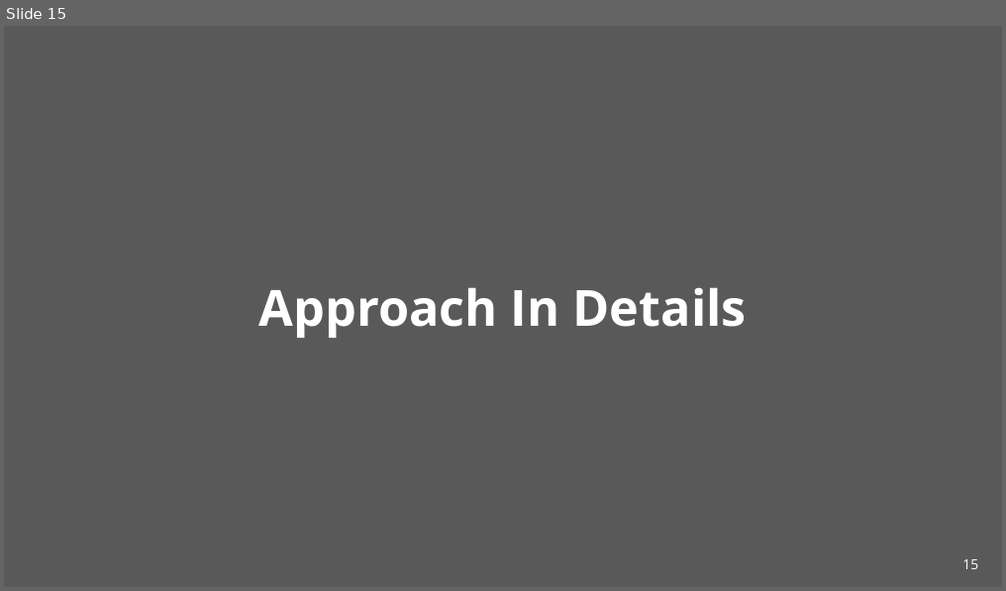
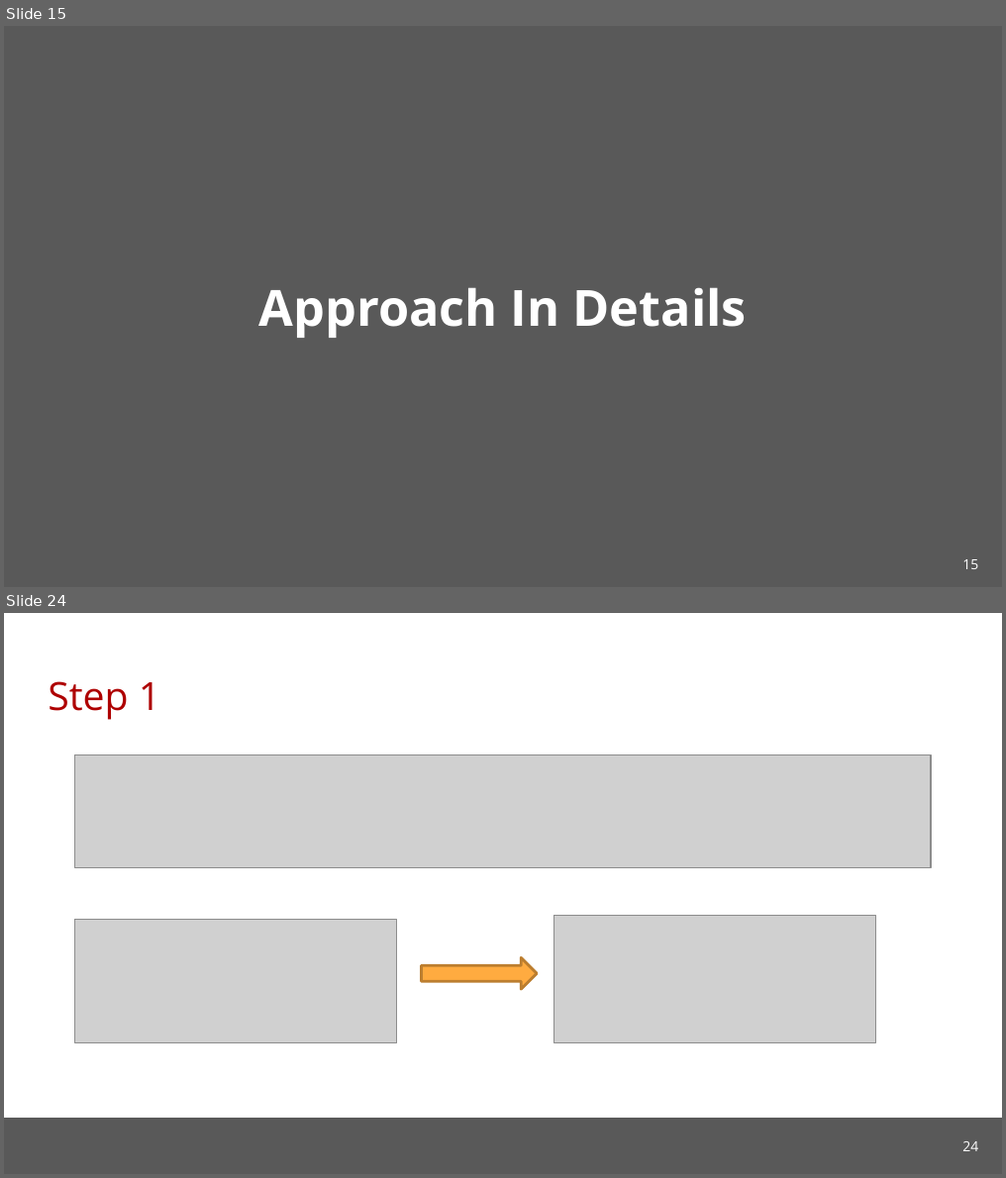
Before and after one commit to cmu-soda/Robustness, a slide deck: Robustness.pptx. Shown one above the other, each under a label of ours: slide 15 before the commit, slides 15 and 24 after it; the slides between them are not shown. The pictures are 1006x591 and 1006x1178 pixels, drawn with LibreOffice and Linux fonts; fonts in the diff are those of the drawing; grey boxes stand for pictures; background and template pictures are left out. Boxes give left, top, right and bottom in pixels: in the first picture for what was removed or moved away, otherwise in the second. Text is boxed around its words. In the diff, an @@ line names an element or a change of style, - is before the commit and + after.

```diff
--- a/Robustness.pptx
+++ b/Robustness.pptx
@@ slide 24 added at (4,613,1002,1174), background #FFFFFF @@
@@ title added at (48,681,160,720), 28 pt, text #AE0000 @@
+Step 1
@@ picture added at (75,755,930,867) @@
@@ picture added at (75,919,396,1043) @@
@@ picture added at (553,915,875,1044) @@
@@ right arrow added at (421,959,537,989), fill #FFAB40, outline #BD7F2F 2 pt @@
@@ rectangle added at (4,1118,1002,1173), fill #595959 @@
@@ page number added at (962,1142,978,1152), 10 pt, text #FFFFFF @@
+24
```
Also in this commit, not shown: 6 slides changed, 8 other slides added, 1 slide removed.
